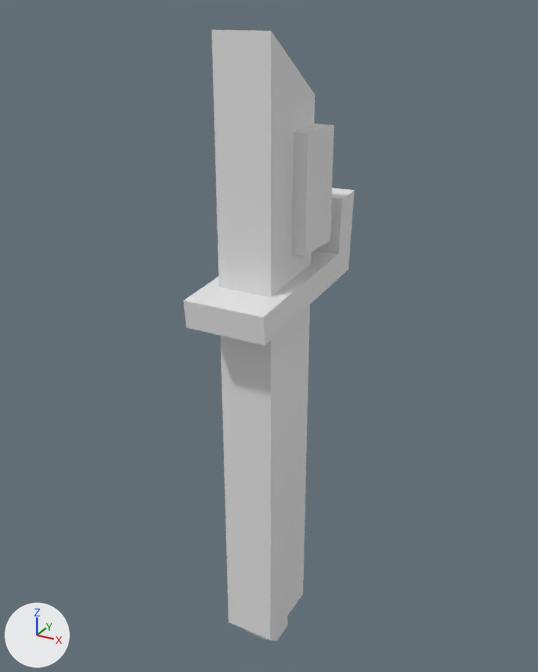
What one commit did to the Blender file resources/models/sabers/WIP/Darksaber.blend.
Both versions are drawn from a camera (50 mm lens) standing at (1.2, -2.16, 0.26) and looking at (-0.05, 0.11, -0.88). Arrows for +X, +Y and +Z are at lower left; the lights stay in place.
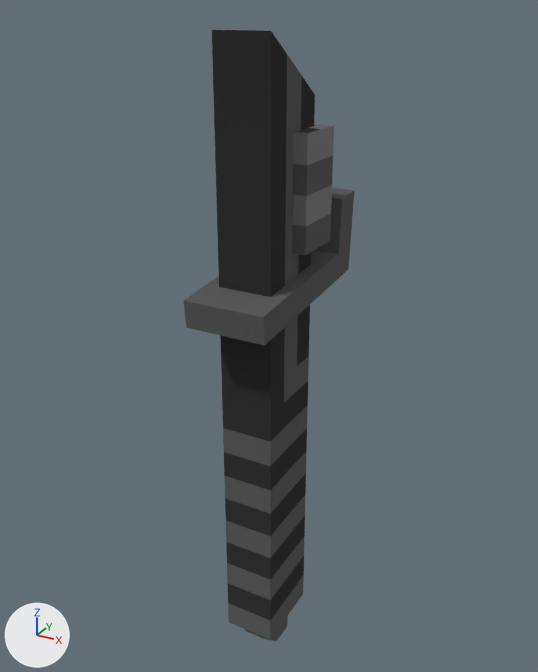
Diff of the bpy script that builds the scene:
```diff
--- a/resources/models/sabers/WIP/Darksaber.blend.py
+++ b/resources/models/sabers/WIP/Darksaber.blend.py
@@ img_basicdarksaber_png_001 @@
+img_basicdarksaber_png_001 = load_image('BasicDarksaber.png.001', 'TempTextures/BasicDarksaber.png', 32, 32, 'sRGB')
@@ mat_mat_diffuse_cutout @@
-mat_mat_diffuse_cutout = principled_material('MAT_DIFFUSE_CUTOUT')
-mat_mat_diffuse_cutout.base_color = (0.8, 0.8, 0.8)  # white #e7e7e7
+mat_mat_diffuse_cutout = diffuse_material('MAT_DIFFUSE_CUTOUT')
+mat_mat_diffuse_cutout.texture = img_basicdarksaber_png_001
+mat_mat_diffuse_cutout.roughness = 0.5
```

Where the change shows, as pixel boxes (x1, y1, x2, y2) in the pictures (538 x 672 px):
'Plane.008', surface changed (grey to black)
    both: (184, 30, 354, 641)
